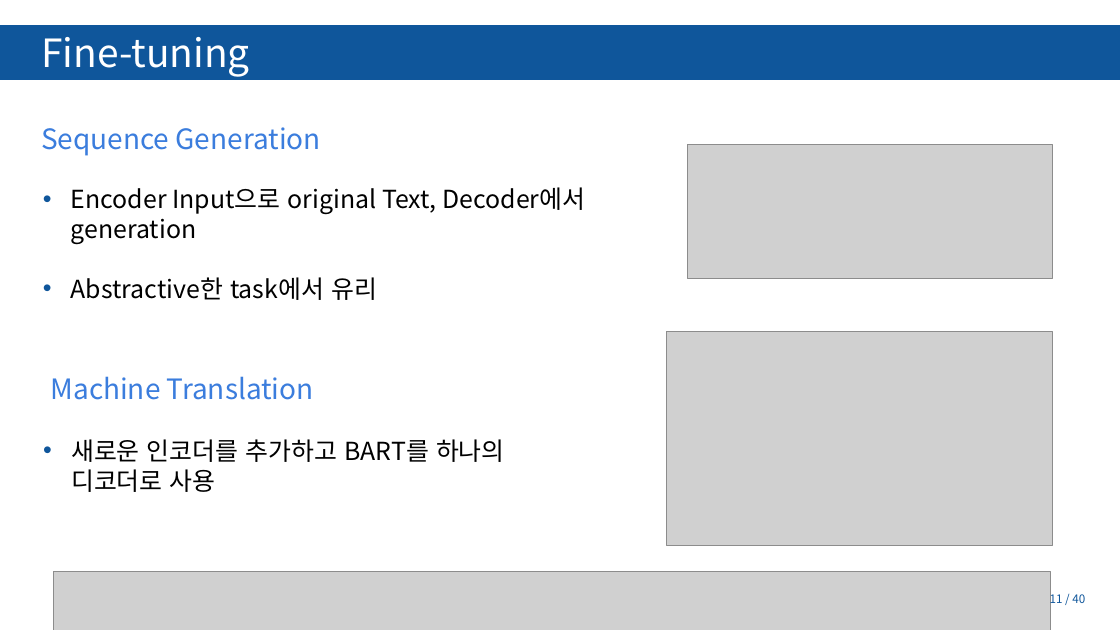
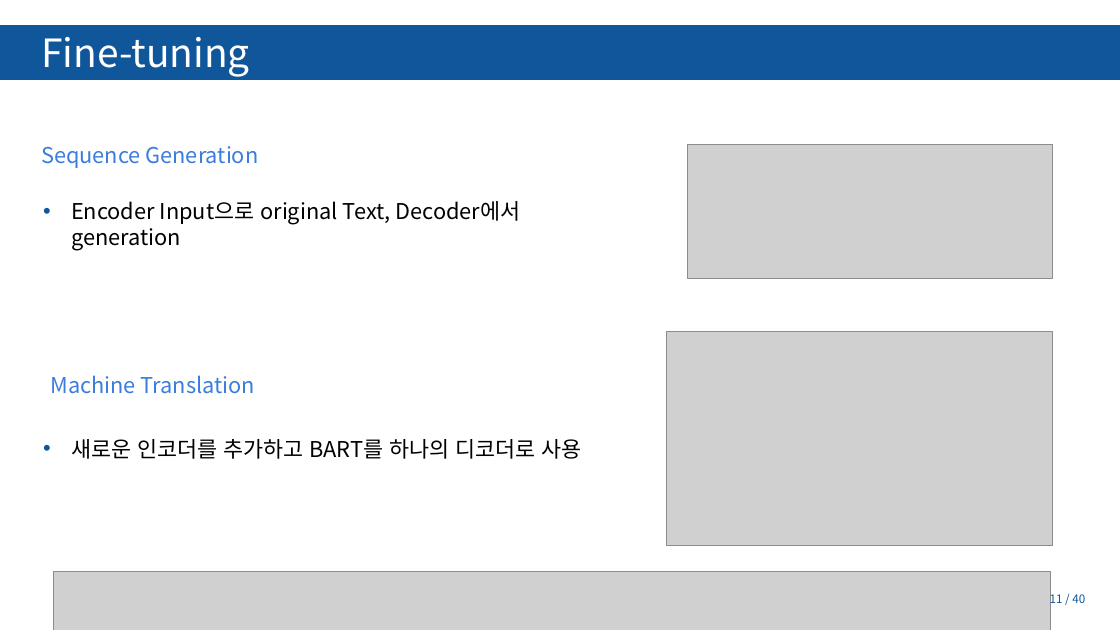
Before and after one commit to Tiabet/Paper-for-ML-DL, a slide deck: slide 11 of 세미나/BART_김정현.pptx. Drawn at 1120x630 pixels with LibreOffice and Linux fonts; fonts in the diff are those of the drawing; grey boxes stand for pictures; background and template pictures are left out. Boxes give left, top, right and bottom in pixels: in the first picture for what was removed or moved away, otherwise in the second. Text is boxed around its words. In the diff, an @@ line names an element or a change of style, - is before the commit and + after.

```diff
--- a/세미나/BART_김정현.pptx
+++ b/세미나/BART_김정현.pptx
@@ text "Sequence Generation" at [41,146,259,168]: size 36 to 28 pt @@
@@ text "Sequence Generation": place and size @@
-text "Sequence Generation" at [41,127,321,156]
+text "Sequence Generation" at [41,146,259,168]
@@ text "Encoder Input으로 original Text, Decoder에서 ..." at [71,201,521,251]: size 32 to 28 pt @@
@@ text "Encoder Input으로 original Text, Decoder에서 ...": place and size @@
-text "Encoder Input으로 original Text, Decoder에서 ..." at [71,187,585,300]
+text "Encoder Input으로 original Text, Decoder에서 ..." at [71,201,521,251]
@@ text at [71,277,377,300]: paragraph removed @@
-  • Abstractive한 task에서 유리
@@ text "Machine Translation" at [51,375,255,394]: size 36 to 28 pt @@
@@ text "새로운 인코더를 추가하고 BART를 하나의 ..." at [71,439,582,459]: size 32 to 28 pt @@
```
Also in this commit, not shown: 20 other slides changed, 1 slide added, 1 slide removed, 2 other files.
